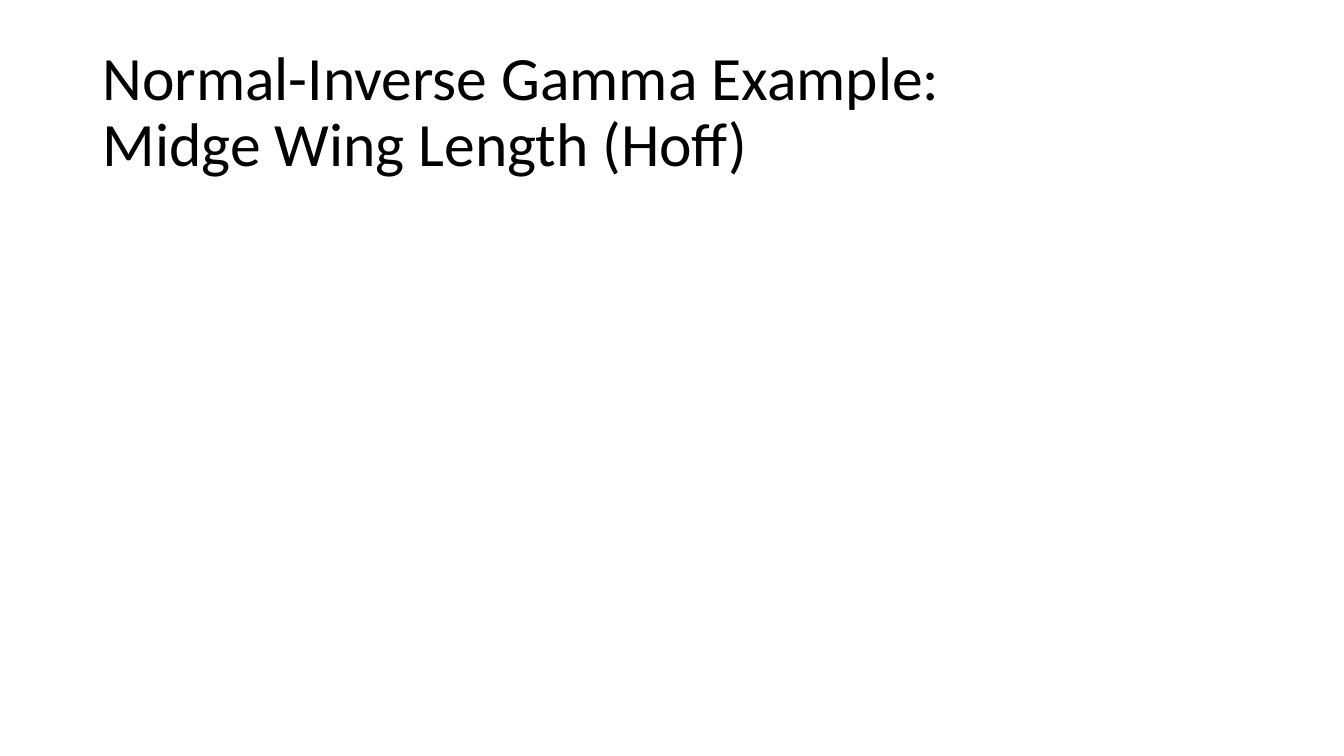
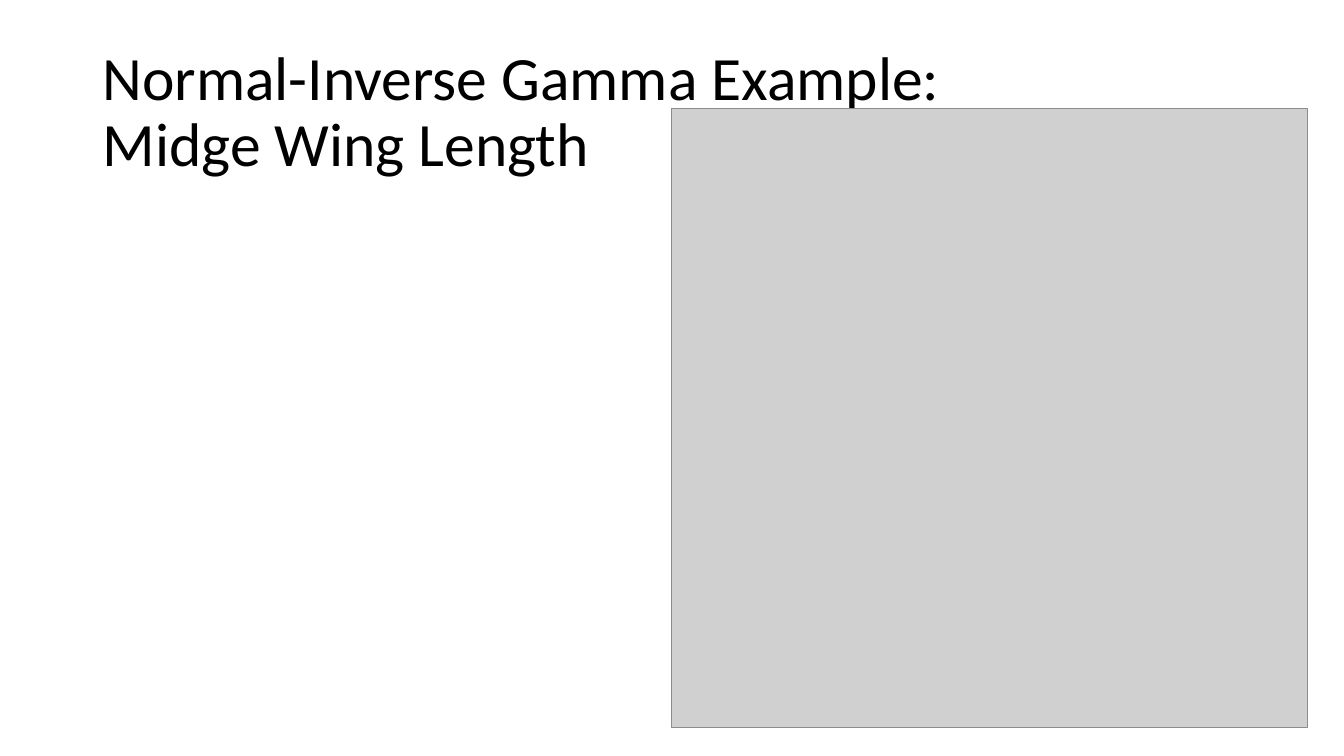
Before and after one commit to vgharris3/predictiveInference, a slide deck: slide 28 of Thesis_Files/ThesisDefense.pptx (slide 18 before the commit). Drawn at 1344x756 pixels with LibreOffice and Linux fonts; fonts in the diff are those of the drawing; grey boxes stand for pictures. Boxes give left, top, right and bottom in pixels: in the first picture for what was removed or moved away, otherwise in the second. Text is boxed around its words. In the diff, an @@ line names an element or a change of style, - is before the commit and + after.

```diff
--- a/Thesis_Files/ThesisDefense.pptx
+++ b/Thesis_Files/ThesisDefense.pptx
@@ title at (x1=102, y1=57, x2=939, y2=177): text changed @@
-Normal-Inverse Gamma Example:
-Midge Wing Length (Hoff)
+Normal-Inverse Gamma Example:
+Midge Wing Length
@@ picture added at (x1=673, y1=108, x2=1308, y2=728) @@
```
Also in this commit, not shown: 10 other slides changed, 14 slides added, 8 other files.
